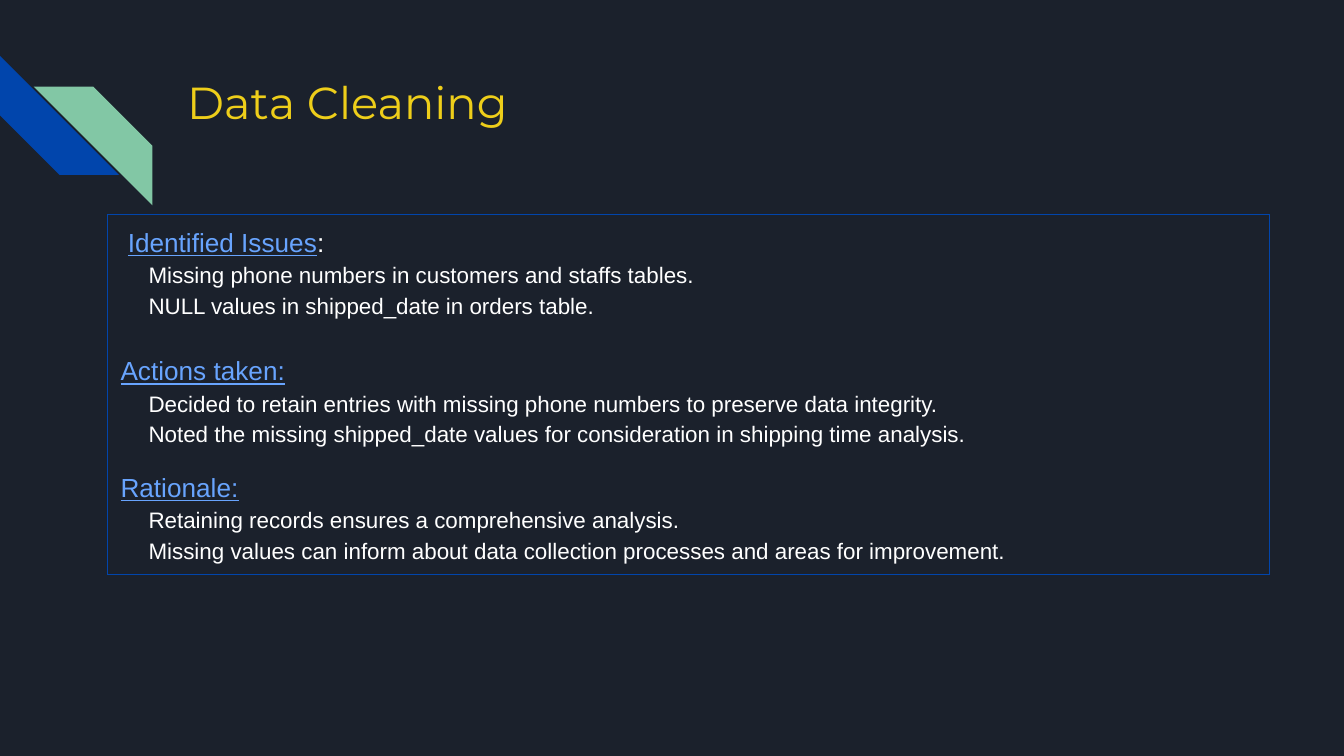
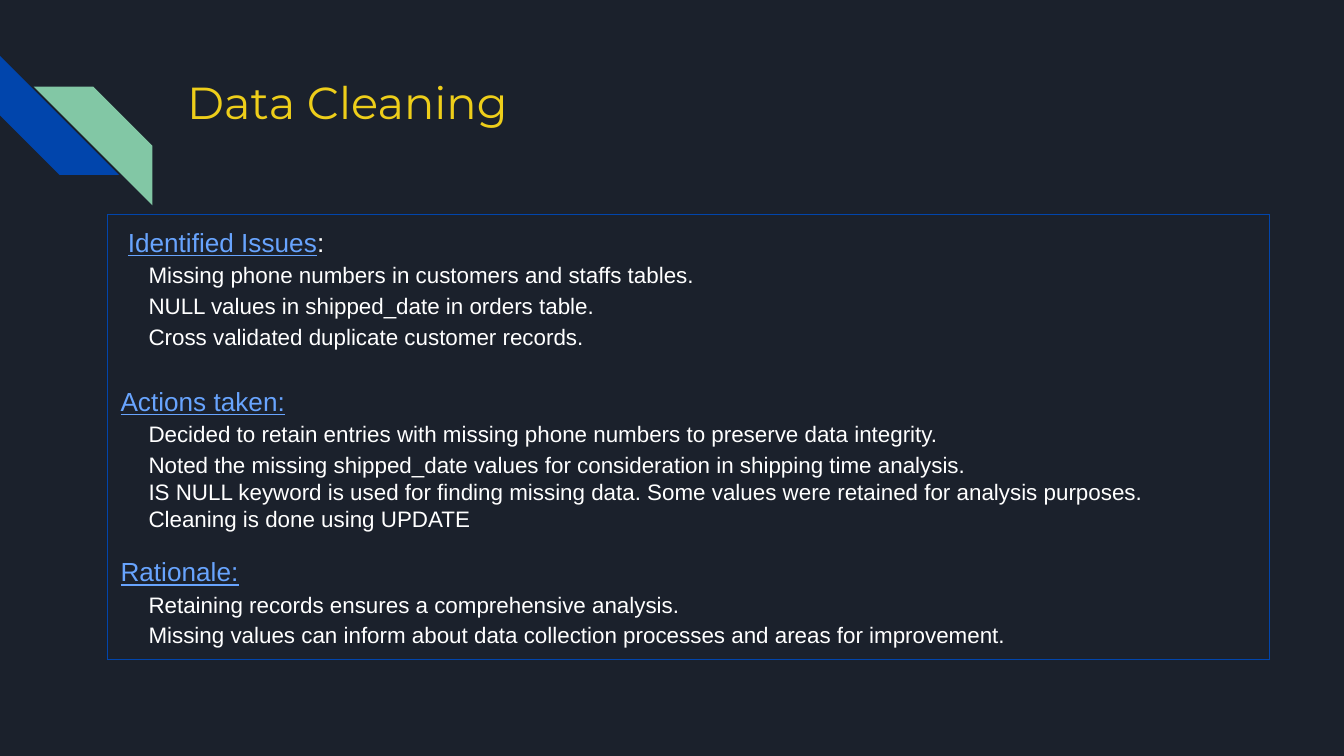
Before and after one commit to Manju-crz/sql_mini_project, a slide deck: slide 5 of SQL Miniproject Group 3 - Bike Store.pptx. Drawn at 1344x756 pixels with LibreOffice and Linux fonts; fonts in the diff are those of the drawing. Boxes give left, top, right and bottom in pixels: in the first picture for what was removed or moved away, otherwise in the second. Text is boxed around its words. In the diff, an @@ line names an element or a change of style, - is before the commit and + after.

Commit message:
final slides commit

```diff
--- a/SQL Miniproject Group 3 - Bike Store.pptx
+++ b/SQL Miniproject Group 3 - Bike Store.pptx
@@ rectangle "Identified Issues:": place and size @@
-rectangle "Identified Issues:" at (108, 215, 1270, 574)
+rectangle "Identified Issues:" at (108, 215, 1270, 660)
@@ text in rectangle at (149, 328, 584, 350): paragraph added @@
+Cross validated duplicate customer records.
@@ text in rectangle at (149, 456, 1142, 532): text changed @@
-Noted the missing shipped_date values for consideration in shipping time analysis.
+Noted the missing shipped_date values for consideration in shipping time analysis.
+IS NULL keyword is used for finding missing data. Some values were retained for analysis purposes.
+Cleaning is done using UPDATE
```
Also in this commit, not shown: 13 other slides changed, 4 slides added, 7 slides removed.
